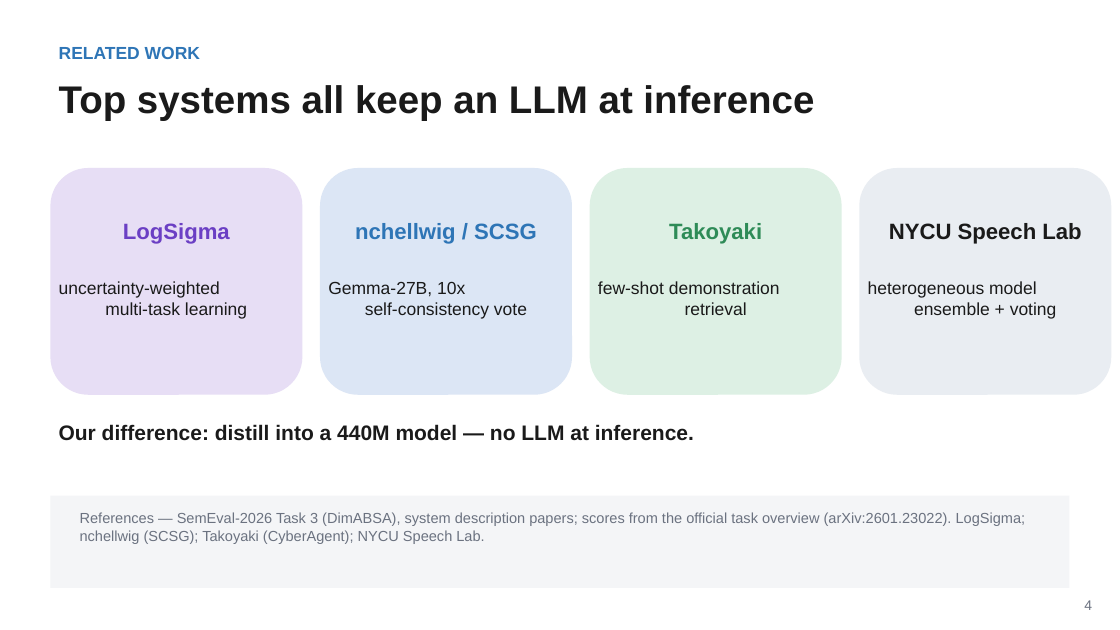
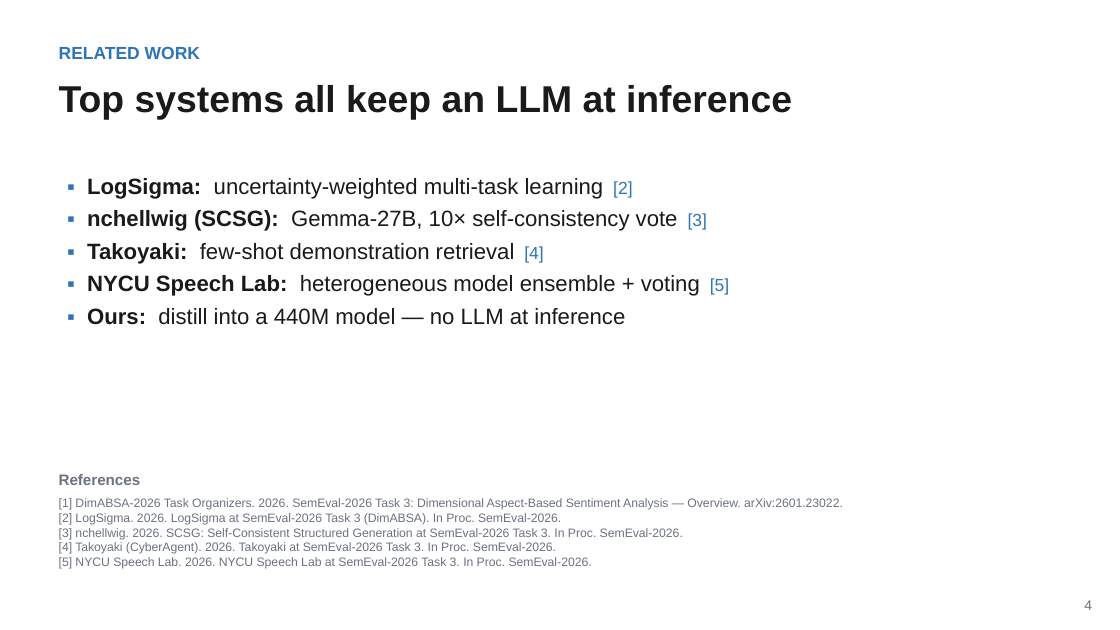
Before and after one commit to magnum-qin/ABSA-QUAD, a slide deck: slide 4 of docs/KD_group_meeting_20260629.pptx. Drawn at 1120x630 pixels with LibreOffice and Linux fonts; fonts in the diff are those of the drawing. Boxes give left, top, right and bottom in pixels: in the first picture for what was removed or moved away, otherwise in the second. Text is boxed around its words. In the diff, an @@ line names an element or a change of style, - is before the commit and + after.

```diff
--- a/docs/KD_group_meeting_20260629.pptx
+++ b/docs/KD_group_meeting_20260629.pptx
@@ text "Top systems all keep an ..." at <box>59,85,792,120</box>: size 33 to 32 pt @@
@@ rounded rectangle removed at <box>50,168,302,395</box> @@
@@ text added at <box>87,178,729,325</box>, 19 pt, text #1A1A1A @@
+▪ LogSigma: uncertainty-weighted multi-task learning [2]
+▪ nchellwig (SCSG): Gemma-27B, 10× self-consistency vote [3]
+▪ Takoyaki: few-shot demonstration retrieval [4]
+▪ NYCU Speech Lab: heterogeneous model ensemble + voting [5]
+▪ Ours: distill into a 440M model — no LLM at inference
@@ rounded rectangle removed at <box>320,168,572,395</box> @@
@@ rounded rectangle removed at <box>590,168,842,395</box> @@
@@ rounded rectangle removed at <box>860,168,1112,395</box> @@
@@ text removed at <box>123,223,230,244</box> @@
-LogSigma
@@ text removed at <box>355,223,537,244</box> @@
-nchellwig / SCSG
@@ text removed at <box>669,223,762,244</box> @@
-Takoyaki
@@ text removed at <box>889,223,1081,244</box> @@
-NYCU Speech Lab
@@ text removed at <box>59,281,247,319</box> @@
-uncertainty-weighted
-multi-task learning
@@ text removed at <box>328,281,527,319</box> @@
-Gemma-27B, 10x
-self-consistency vote
@@ text removed at <box>598,281,780,315</box> @@
-few-shot demonstration
-retrieval
@@ text removed at <box>868,281,1057,319</box> @@
-heterogeneous model
-ensemble + voting
@@ text removed at <box>59,424,694,441</box> @@
-Our difference: distill into a 440M model — no LLM at inference.
@@ text added at <box>59,474,141,485</box>, 13 pt, text #6B7280, bold @@
+References
@@ rectangle removed at <box>50,496,1070,588</box> @@
@@ text added at <box>59,498,843,569</box>, 10.5 pt, text #6B7280 @@
+[1] DimABSA-2026 Task Organizers. 2026. SemEval-2026 Task 3: Dimensional Aspect-Based Sentiment Analysis — Overview. arXiv:2601.23022.
+[2] LogSigma. 2026. LogSigma at SemEval-2026 Task 3 (DimABSA). In Proc. SemEval-2026.
+[3] nchellwig. 2026. SCSG: Self-Consistent Structured Generation at SemEval-2026 Task 3. In Proc. SemEval-2026.
+[4] Takoyaki (CyberAgent). 2026. Takoyaki at SemEval-2026 Task 3. In Proc. SemEval-2026.
+[5] NYCU Speech Lab. 2026. NYCU Speech Lab at SemEval-2026 Task 3. In Proc. SemEval-2026.
@@ text removed at <box>80,512,1026,544</box> @@
-References — SemEval-2026 Task 3 (DimABSA), system description papers; scores from the official task overview (arXiv:2601.23022). LogSigma; nchellwig (SCSG); Takoyaki (CyberAgent); NYCU Speech Lab.
```
Also in this commit, not shown: 9 other slides changed.
